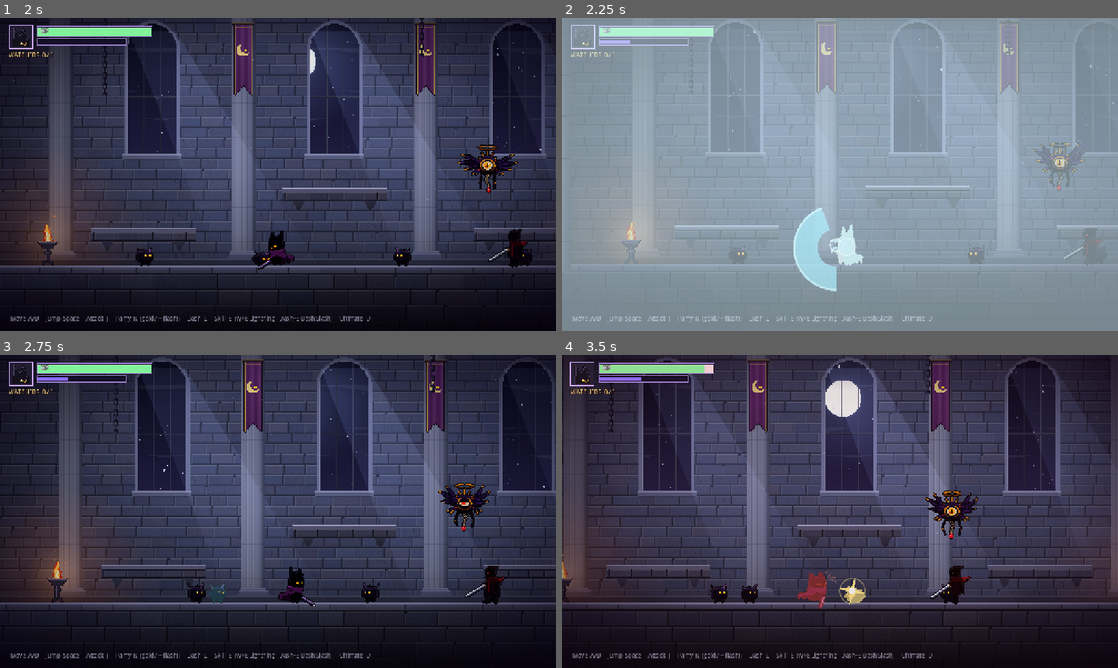
Above: before the commit, frames 1-4 (two rows, left to right).
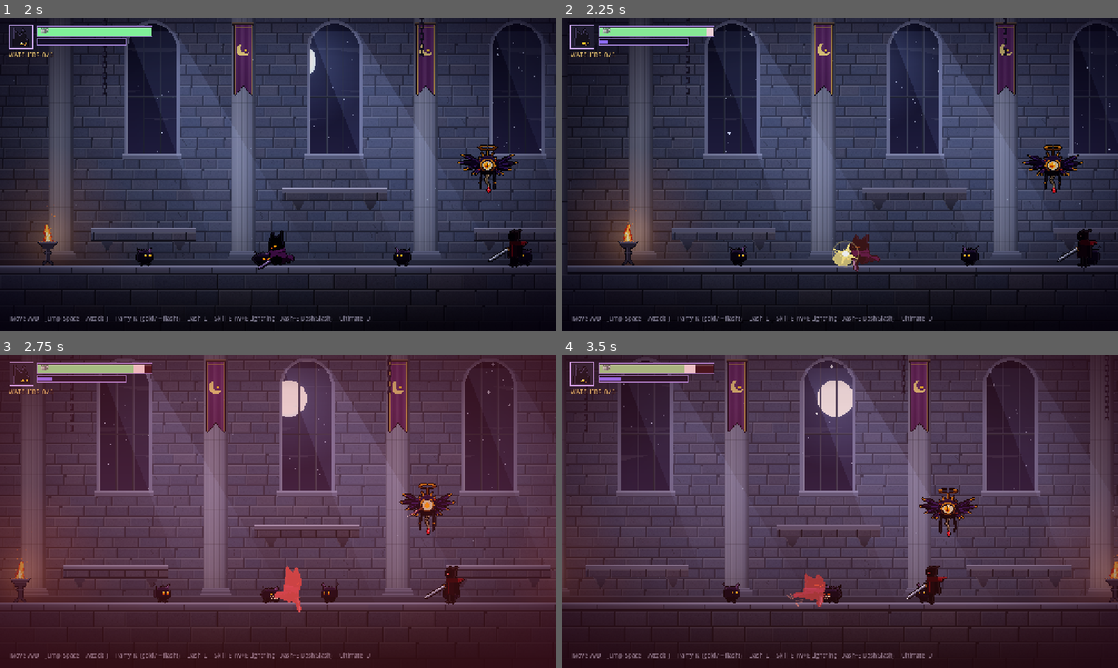
Above: after the commit, the same moments.

Repository: yunjeonghwan01-max/Vibe_voider
Game: Godot game, scene res://app/main.tscn
The game is run twice, just before and just after one commit, with the same random seed, the same clock (stepped at 60 frames per second) and the same inputs. Sound files missing from this copy of the repository are replaced by a short silence.
Inputs (mouse positions are in pixels of both pictures, inside the frame that each line leads up to):
- Up to frame 1 (2 s): tap Enter at 0.5 s; move the mouse to (400, 158) at 0.52 s; hold Right (player_move_right) 0.53-1.28 s; tap J (player_attack) at 0.6 s; click (400, 158) at 0.67 s; tap Space (player_jump) at 0.77, 1.52 s; move the mouse to (166, 190) at 1.27 s; hold Left (player_move_left) from 1.28 s (still down); tap L (player_dash) at 1.35 s
- Up to frame 2 (2.25 s): move the mouse to (895, 105) at 2.02 s; release Left (player_move_left) at 2.03 s; hold Right (player_move_right) from 2.03 s (still down); tap K (player_parry) at 2.1 s
- Up to frame 3 (2.75 s): keep holding Right (player_move_right)
- Up to frame 4 (3.5 s): move the mouse to (812, 574) at 2.77 s; release Right (player_move_right) at 2.78 s; hold Up (player_move_up) from 2.78 s (still down); tap U (player_ultimate) at 2.85 s; click (812, 574) at 2.92 s; tap Space (player_jump) at 3.02 s

Frame 1 is identical in both runs. In frame 2, 100% of the frame differs, in the area x 0-100%, y 0-100%; in frame 3, 93%; in frame 4, 36%.

Commit message:
Add enemy contact damage with light knockback
Co-Authored-By: Claude Opus 5.5 <noreply@anthropic.com>

Diff:
--- a/actors/enemies/enemy.gd
+++ b/actors/enemies/enemy.gd
@@ -35,6 +35,10 @@
 @export var knockback_resist: float = 0.0    # 0 = 넉백 그대로, 1 = 완전 저항
 @export var spawn_time: float = 0.6          # 등장 연출 동안은 공격하지 않고 맞지도 않는다
 
+@export_group("Contact")
+@export var contact_damage: int = 6          # 몸에 닿으면 주는 피해 (플레이어 피격 무적 동안은 다시 안 들어간다)
+@export var contact_knockback: float = 220.0
+
 @export_group("Glint")
 @export var glint_duration: float = 0.4      # 반격 가능한 반짝임 시간
 
@@ -64,6 +68,7 @@
 var _flash_col: Color = Color.WHITE
 var _airborne: bool = false
 var _air_t: float = 0.0
+var _contact_area: Area2D = null
 
 
 func _ready() -> void:
@@ -73,6 +78,7 @@
 	if attack_hitbox != null:
 		attack_hitbox.source = self
 		attack_hitbox.monitoring = false
+	_build_contact_area()
 	_find_target()
 	facing = dir_to_target()
 	_on_ready()
@@ -118,6 +124,7 @@
 				_on_stagger_end()
 		_:
 			_enemy_ai(delta)
+			_apply_contact_damage()
 			_apply_gravity(delta)
 
 	move_and_slide()
@@ -421,3 +428,43 @@
 	s.burst(color, count, 360.0, 0.0, length, lifetime)
 	if ring:
 		s.with_ring(color, length * 1.3)
+
+
+# ─────────────────────────── 접촉 피해 ───────────────────────────
+## 몸통 판정과 같은 모양의 감지 영역. 공격 판정(layer 7)이 아니라서 반격 대상이 되지 않는다.
+func _build_contact_area() -> void:
+	if contact_damage <= 0:
+		return
+	var src := get_node_or_null("BodyCollision") as CollisionShape2D
+	if src == null or src.shape == null:
+		return
+	_contact_area = Area2D.new()
+	_contact_area.name = "ContactArea"
+	_contact_area.collision_layer = 0
+	_contact_area.collision_mask = CollisionLayers.PLAYER_HURTBOX
+	_contact_area.monitorable = false
+	var cs := CollisionShape2D.new()
+	cs.shape = src.shape
+	cs.position = src.position
+	cs.rotation = src.rotation
+	_contact_area.add_child(cs)
+	$Combat.add_child(_contact_area)
+
+
+## 적이 스스로 움직이는 동안(ACTIVE)만 — 등장·피격 경직·반격당함·사망 중에는 닿아도 아프지 않다.
+func _apply_contact_damage() -> void:
+	if _contact_area == null or state != State.ACTIVE or not _can_contact():
+		return
+	for area in _contact_area.get_overlapping_areas():
+		var hb := area as HurtboxComponent
+		if hb == null:
+			continue
+		var dir := signf(hb.global_position.x - global_position.x)
+		if dir == 0.0:
+			dir = facing
+		hb.receive_hit(contact_damage, self, Vector2(dir * contact_knockback, -contact_knockback * 0.6))
+
+
+## 하위 클래스 훅: 특정 동작 중(사라져 있을 때 등) 접촉 피해를 끈다.
+func _can_contact() -> bool:
+	return true
--- a/actors/enemies/knight/knight.gd
+++ b/actors/enemies/knight/knight.gd
@@ -892,6 +892,11 @@
 	tw.tween_property(visual, "modulate:a", 0.0, 0.5)
 	tw.chain().tween_interval(1.6)
 	tw.chain().tween_callback(queue_free)
+
+
+## 순간이동으로 사라져 있거나 반격당해 쓰러진 동안에는 닿아도 아프지 않다.
+func _can_contact() -> bool:
+	return _atk not in [Atk.BLINK, Atk.CRASH, Atk.COUNTERED]
 
 
 # ─────────────────────────── 연출 ───────────────────────────
--- a/actors/enemies/knight/knight.tscn
+++ b/actors/enemies/knight/knight.tscn
@@ -73,6 +73,8 @@
 move_speed = 110.0
 parry_stagger_time = 1.3
 knockback_resist = 0.8
+contact_damage = 12
+contact_knockback = 320.0
 spark_scene = ExtResource("6_spark")
 glint_scene = ExtResource("8_glint")
 
Not shown, changed: docs/tuning/duelist.md
Not shown, changed: docs/tuning/grunt.md
Not shown, changed: docs/tuning/knight.md
Not shown, changed: docs/tuning/watcher.md
